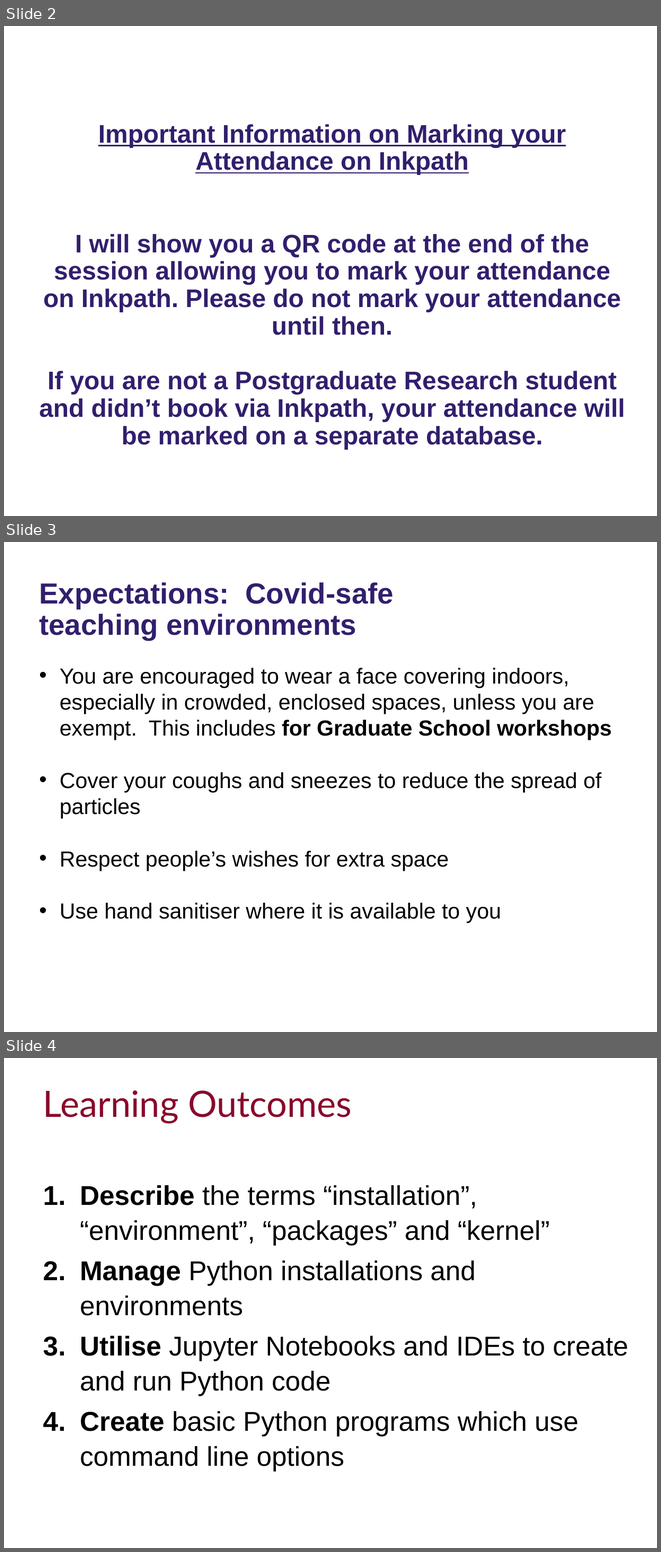
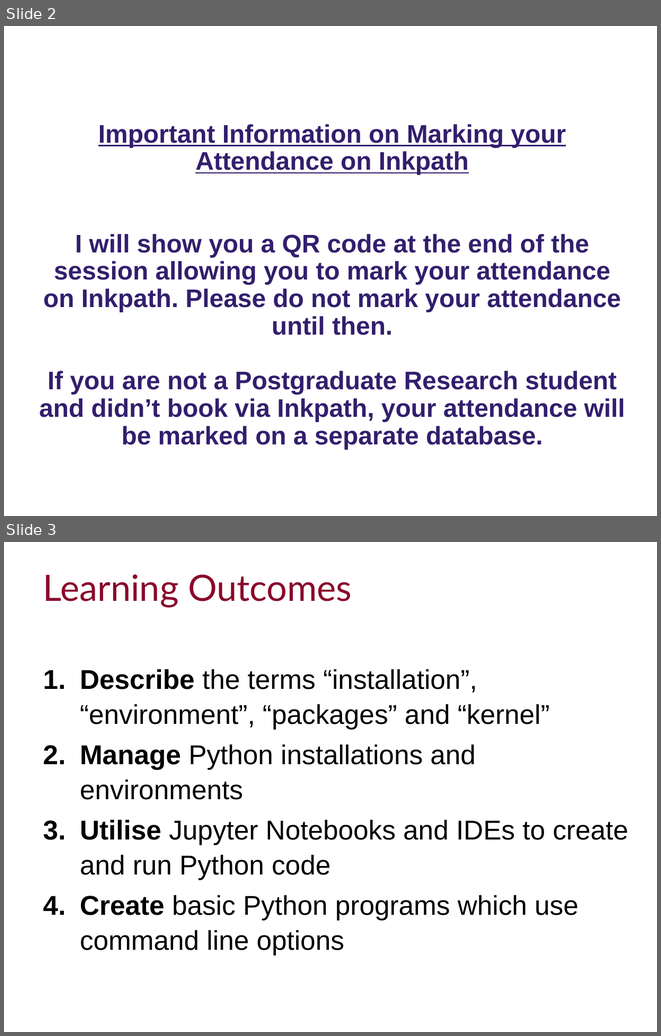
Before and after one commit to ImperialCollegeLondon/RCDS-managing-and-running-python-effectively, a slide deck: Managing and Running Python Effectively.pptx. Shown one above the other, each under a label of ours: slides 2, 3 and 4 before the commit, slides 2 and 3 after it. The pictures are 661x1552 and 661x1036 pixels, drawn with LibreOffice and Linux fonts; fonts in the diff are those of the drawing; background and template pictures are left out. Boxes give left, top, right and bottom in pixels: in the first picture for what was removed or moved away, otherwise in the second. Text is boxed around its words. In the diff, an @@ line names an element or a change of style, - is before the commit and + after.

Commit message:
Removed Covid instructions

```diff
--- a/Managing and Running Python Effectively.pptx
+++ b/Managing and Running Python Effectively.pptx
@@ slide 3 removed at (x1=4, y1=542, x2=657, y2=1032), background #FFFFFF @@
@@ text removed at (x1=39, y1=582, x2=394, y2=640) @@
-Expectations: Covid-safe teaching environments
@@ subtitle removed at (x1=60, y1=668, x2=612, y2=923) @@
-• You are encouraged to wear a face covering indoors, especially in crowded, enclosed spaces, unless you are exempt. This includes for Graduate School workshops
-• Cover your coughs and sneezes to reduce the spread of particles
-• Respect people’s wishes for extra space
-• Use hand sanitiser where it is available to you
@@ what was slide 4 is now slide 3 @@
```
